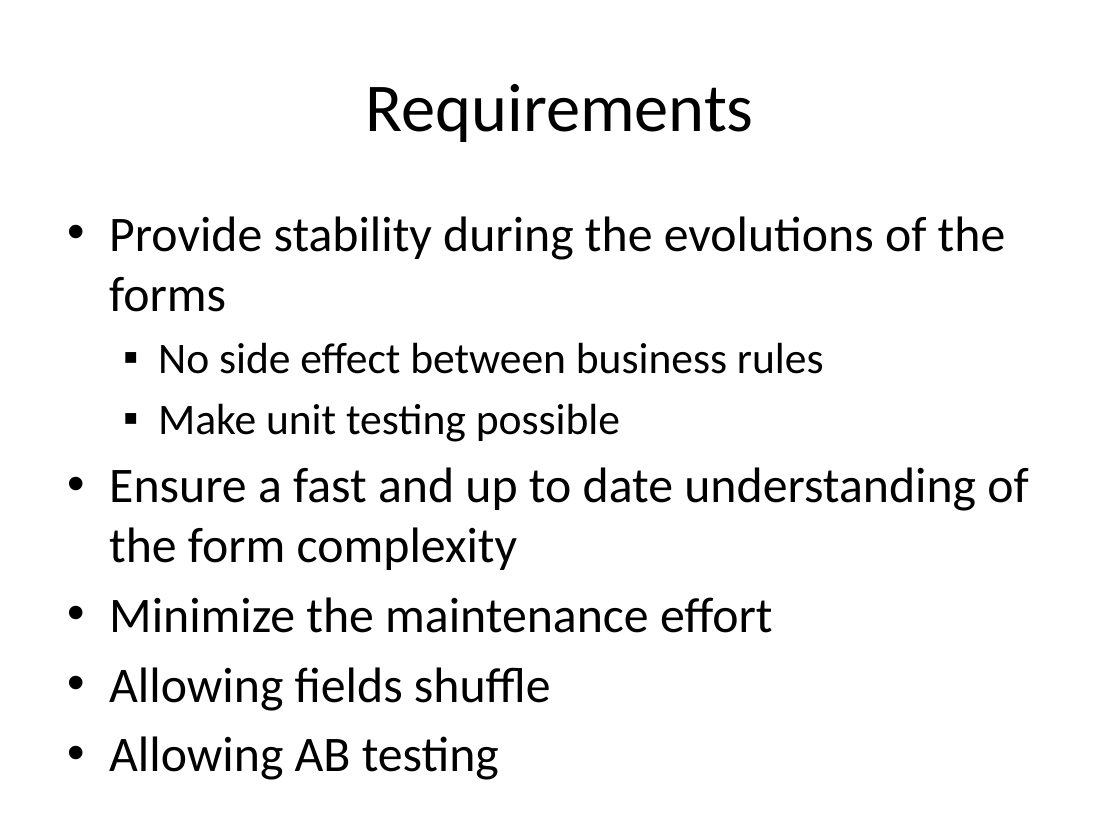
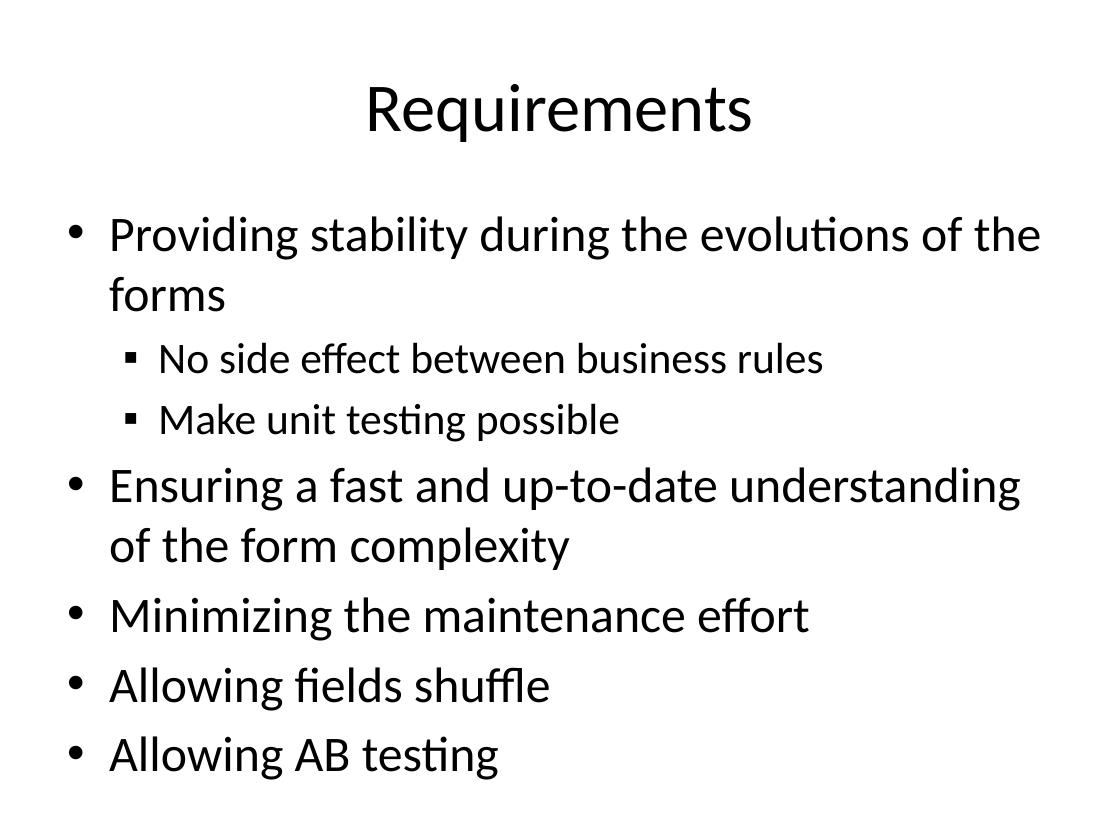
Before and after one commit to lesfurets/mdl4ui, a slide deck: slide 8 of mdl4ui-docs/mdl4ui_cg2013.pptx. Drawn at 1120x840 pixels with LibreOffice and Linux fonts; fonts in the diff are those of the drawing. Boxes give left, top, right and bottom in pixels: in the first picture for what was removed or moved away, otherwise in the second. Text is boxed around its words. In the diff, an @@ line names an element or a change of style, - is before the commit and + after.

Commit message:
fixing spelling issues on MDL4UI presentation (to continue)

```diff
--- a/mdl4ui-docs/mdl4ui_cg2013.pptx
+++ b/mdl4ui-docs/mdl4ui_cg2013.pptx
@@ text at (x1=109, y1=216, x2=1042, y2=312): text changed @@
-• Provide stability during the evolutions of the forms
+• Providing stability during the evolutions of the forms
@@ text at (x1=109, y1=467, x2=1021, y2=641): text changed @@
-• Ensure a fast and up to date understanding of the form complexity
-• Minimize the maintenance effort
+• Ensuring a fast and up-to-date understanding of the form complexity
+• Minimizing the maintenance effort
```
Also in this commit, not shown: 8 other slides changed.
